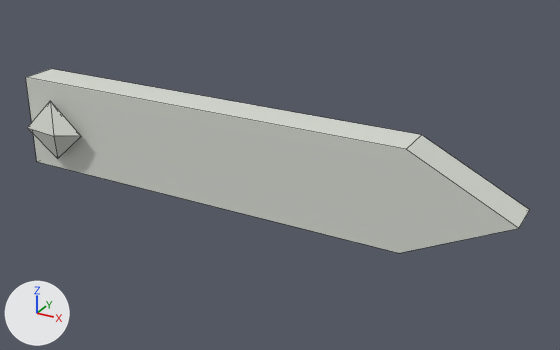
The FBX model Assets/Art/EternalEnigma/BiomeDecorations/Water_SignPanel.fbx, before and after one commit.
Rendered twice from a 50 mm camera at (0.671, -1.089, 0.528) aimed at (0.07, 0.004, -0.019). The axes (+X, +Y, +Z) are drawn at lower left. The lights are the same throughout. The first picture is the older version. Mesh edges are drawn as thin lines.

The first picture shows 'Water_SignPanel'.
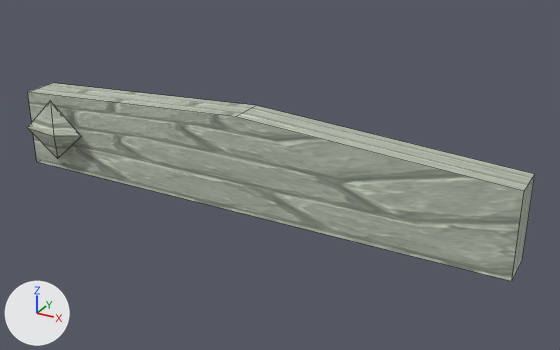
Boxes (x1, y1, x2, y2) around the edits, measured in the pictures (560 x 350 px; the box of a moved part takes in the faces that stretch with it):
```json
{"object": "Water_SignPanel", "change": "surface changed, reshaped", "before": [26, 69, 529, 253], "after": [27, 83, 535, 281], "on screen": "8% taller"}
{"part": 1, "of": "me_water_signpanel_002", "change": "moved or reshaped", "before": [26, 69, 529, 253], "after": [28, 83, 535, 281]}
```

The change, as JSON lines over the scene's bpy script:
```json
{"op": "add", "block": "img_biomedecorations_png", "code": ["img_biomedecorations_png = load_image('BiomeDecorations.png', '../../PaintedEnvironment/BiomeDecorations.png', 2048, 2048, 'sRGB')"]}
{"op": "remove", "block": "mat_ee_deco_05", "code": "mat_ee_deco_05.base_color = (0.67, 0.7, 0.64)  # light grey #d6dad1"}
{"op": "add", "block": "mat_ee_deco_05", "code": "mat_ee_deco_05.texture = img_biomedecorations_png"}
{"block": "me_water_signpanel_002", "where": "me_water_signpanel_002.from_pydata(...)  # 17 vertices, 17 faces; spans x -0.48..0.49, y -0.079..0.035, z -0.09..0.09"}
{"block": "me_water_signpanel_002", "where": "# used by ob_water_signpanel; location = (0.0, 0.0, 0.0)"}
{"block": "me_water_signpanel_002", "change": "me_water_signpanel_002 part 1"}
{"op": "set", "path": "me_water_signpanel_002.vertices[1].co", "old": "(0.31, -0.035, -0.09)", "new": "(0.49, -0.035, -0.09)", "note": "pixel (399, 253) -> pixel (511, 281)"}
{"op": "set", "path": "me_water_signpanel_002.vertices[2].co", "old": "(0.49, -0.035, 0.0)", "new": "(0.49, -0.035, 0.06)", "note": "pixel (518, 228) -> pixel (524, 191)"}
{"op": "set", "path": "me_water_signpanel_002.vertices[3].co", "old": "(0.31, -0.035, 0.09)", "new": "(0.005, -0.035, 0.09)", "note": "pixel (406, 149) -> pixel (235, 116)"}
{"op": "set", "path": "me_water_signpanel_002.vertices[4].co", "old": "(-0.48, -0.035, 0.09)", "new": "(-0.48, -0.035, 0.06)", "note": "pixel (25, 77) -> pixel (27, 92)"}
{"op": "set", "path": "me_water_signpanel_002.vertices[6].co", "old": "(0.31, 0.035, -0.09)", "new": "(0.49, 0.035, -0.09)", "note": "not seen -> pixel (522, 260)"}
{"op": "set", "path": "me_water_signpanel_002.vertices[7].co", "old": "(0.49, 0.035, 0.0)", "new": "(0.49, 0.035, 0.06)", "note": "pixel (529, 209) -> pixel (534, 174)"}
{"op": "set", "path": "me_water_signpanel_002.vertices[8].co", "old": "(0.31, 0.035, 0.09)", "new": "(0.005, 0.035, 0.09)", "note": "pixel (421, 134) -> pixel (256, 105)"}
{"op": "set", "path": "me_water_signpanel_002.vertices[9].co", "old": "(-0.48, 0.035, 0.09)", "new": "(-0.48, 0.035, 0.06)", "note": "pixel (51, 68) -> pixel (52, 82)"}
```
